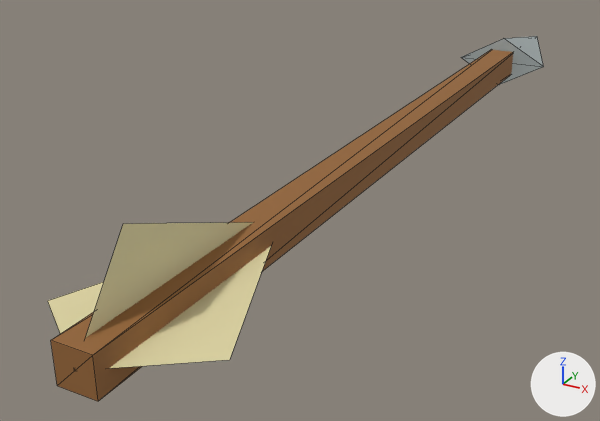
Before and after pictures for a commit that changed the glTF model assets/models/hunter_arrow.glb.
The view is the same before and after, from a 50 mm camera at (0.234, -0.221, 0.211) aimed at (-0.066, 0.325, -0.062). The lights are fixed; the arrows at lower right show +X, +Y and +Z. The first picture is the older version. Mesh edges are drawn as thin lines. Vertices at exactly the same position are counted once.

Objects in the first picture: 'ArrowFeathers', 'ArrowShaft', 'ArrowTip'.
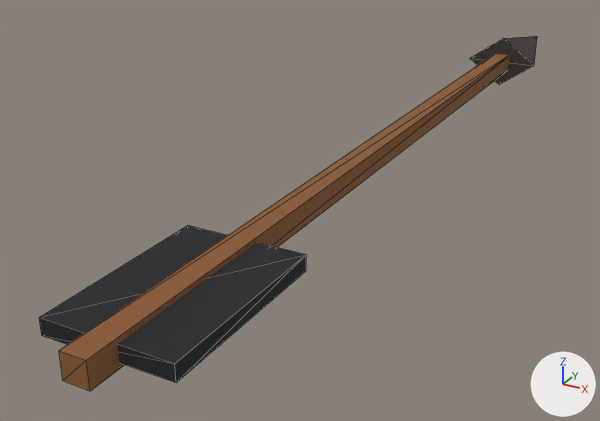
Boxes (x1, y1, x2, y2) around the edits, measured in the pictures (600 x 421 px):
'ArrowShaft', reshaped: before (51, 50, 514, 401); after (59, 54, 509, 391)
'ArrowFletch', added (black): after (39, 225, 306, 383)
'ArrowFeathers', deleted (beige): before (48, 222, 271, 368)
'ArrowTip', recoloured (grey to dark grey): (470, 36, 537, 85) in both

The change, as a list of edits to the scene's bpy script:
```text
Add mat_mat_arrow_tip:
    mat_mat_arrow_tip = principled_material('Mat_Arrow_Tip')
    mat_mat_arrow_tip.base_color = (0.0423, 0.0331, 0.0296)  # dark grey #3a3330
    mat_mat_arrow_tip.roughness = 0.9
Add mat_mat_arrow_wood:
    mat_mat_arrow_wood = principled_material('Mat_Arrow_Wood')
    mat_mat_arrow_wood.base_color = (0.254, 0.102, 0.0319)  # brown #8a5a32
    mat_mat_arrow_wood.roughness = 0.9
Add mat_mat_fletch:
    mat_mat_fletch = principled_material('Mat_Fletch')
    mat_mat_fletch.base_color = (0.0137, 0.0137, 0.0176)  # black #1f1f24
    mat_mat_fletch.roughness = 0.9
Change me_arrowshaft_002:
    used by ob_arrowshaft; location = (0.0, 0.0, 0.0)
    remove me_arrowshaft_002.from_pydata(...)  # 8 vertices, 12 faces; spans x -0.012..0.012, y 0.0..0.68, z -0.012..0.012
    remove me_arrowshaft_002.materials.append(mat_hunter_yewwood_002)  # brown #956535
    add me_arrowshaft_002.from_pydata(...)  # 8 vertices, 12 faces; spans x -0.008..0.008, y 0.0..0.68, z -0.008..0.008
    me_arrowshaft_002 part 1: the whole mesh is rebuilt
    add me_arrowshaft_002.materials.append(mat_mat_arrow_wood)  # brown #8a5a32
Change me_arrowtip_002:
    used by ob_arrowtip; location = (0.0, 0.0, 0.0)
    remove me_arrowtip_002.from_pydata(...)  # 5 vertices, 6 faces; spans x -0.045..0.045, y 0.65..0.8, z -0.025..0.025
    remove me_arrowtip_002.materials.append(mat_hunter_arrowhead_002)  # grey #a6afaf
    add me_arrowtip_002.from_pydata(...)  # 5 vertices, 6 faces; spans x -0.035..0.035, y 0.65..0.8, z -0.025..0.025
    edits to the shape of me_arrowtip_002 do not show in these pictures
    add me_arrowtip_002.materials.append(mat_mat_arrow_tip)  # dark grey #3a3330
Add me_arrowfletch_mesh:
    me_arrowfletch_mesh.from_pydata(...)  # a box spanning x -0.04..0.04, y 0.02..0.14, z -0.005..0.005
    me_arrowfletch_mesh.materials.append(mat_mat_fletch)  # black #1f1f24
Remove ob_arrowfeathers:
    ob_arrowfeathers = bpy.data.objects.new('ArrowFeathers', me_arrowfeathers_002)
    ob_arrowfeathers.location = (0.0, 0.0, 0.0)
Add ob_arrowfletch:
    ob_arrowfletch = bpy.data.objects.new('ArrowFletch', me_arrowfletch_mesh)
    ob_arrowfletch.location = (0.0, 0.0, 0.0)
```
